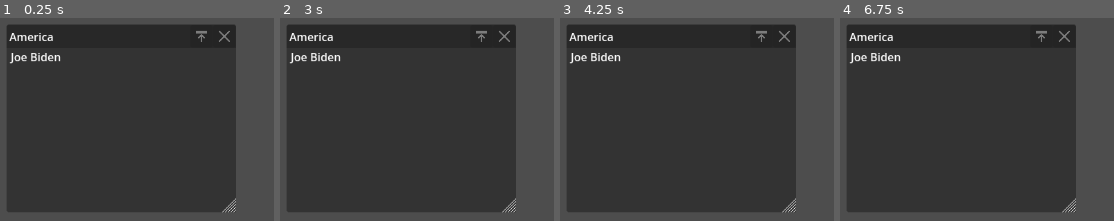
Above: before the commit, frames 1-4 (left to right).
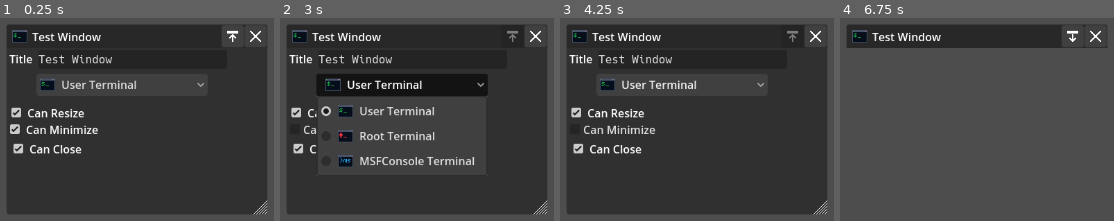
Above: after the commit, the same moments.

Repository: markverb1/hacknet2
Game: Godot game, scene res://scenes/main.tscn
The game is run twice, just before and just after one commit, with the same random seed, the same clock (stepped at 60 frames per second) and the same inputs.
Inputs (mouse positions are in pixels of both pictures, inside the frame that each line leads up to):
- Up to frame 1 (0.25 s): no input
- Up to frame 2 (3 s): click (512, 36) at 0.52 s; click (512, 36) at 1.27 s; click (334, 129) at 2 s, where only the run after the commit has a clickable "Can Minimize"; click (403, 84) at 2.75 s, where only the run after the commit has a clickable "User Terminal"
- Up to frame 3 (4.25 s): click (617, 113) at 3.5 s, where only the run after the commit has a clickable "Can Resize"
- Up to frame 4 (6.75 s): click (894, 129) at 4.25 s, where only the run after the commit has a clickable "Can Minimize"; click (963, 84) at 5 s, where only the run after the commit has a clickable "User Terminal"; click (897, 113) at 5.75 s, where only the run after the commit has a clickable "Can Resize"; click (1072, 36) at 6.52 s

The runs differ from the first frame. In frame 1, 15% of the frame differs, in the area x 2-98%, y 3-98%; in frame 2, 23%; in frame 3, 15%; in frame 4, 69%, in the area x 2-98%, y 3-97%.

Commit message:
windows part 2

Diff:
--- a/project.godot
+++ b/project.godot
@@ -17,11 +17,23 @@
 
 [display]
 
-mouse_cursor/custom_image="res://Posy's Cursor Black/Posy Black default-0.png"
+mouse_cursor/custom_image="res://assets/Posy's Cursor Black/Posy Black default-0.png"
 
 [editor_plugins]
 
-enabled=PackedStringArray("res://addons/tnowe_extra_controls/plugin.cfg")
+enabled=PackedStringArray()
+
+[file_customization]
+
+folder_colors={
+"res://assets/": "green",
+"res://assets/Posy's Cursor Black/": "purple",
+"res://assets/fonts/": "gray",
+"res://assets/gui/": "blue",
+"res://assets/icons/": "red",
+"res://scenes/": "purple",
+"res://scripts/": "blue"
+}
 
 [input]
 
--- a/scenes/main.tscn
+++ b/scenes/main.tscn
@@ -1,6 +1,10 @@
-[gd_scene load_steps=2 format=3 uid="uid://db12aqieyole7"]
+[gd_scene load_steps=6 format=3 uid="uid://db12aqieyole7"]
 
 [ext_resource type="PackedScene" uid="uid://dx3f123ayei5m" path="res://scenes/window.tscn" id="1_5jm7t"]
+[ext_resource type="Texture2D" uid="uid://cf84nh815ss5e" path="res://assets/icons/terminal.png" id="2_804hn"]
+[ext_resource type="Script" path="res://scripts/testwindow.gd" id="3_nmr8q"]
+[ext_resource type="Texture2D" uid="uid://0ogfpe4c1wvg" path="res://assets/icons/terminal_user.png" id="4_eiipe"]
+[ext_resource type="Texture2D" uid="uid://cv7buv2ig0ngk" path="res://assets/icons/terminal_ms.png" id="5_232nw"]
 
 [node name="Control" type="Control"]
 layout_mode = 3
@@ -9,21 +13,92 @@
 anchor_bottom = 1.0
 grow_horizontal = 2
 grow_vertical = 2
+metadata/_edit_lock_ = true
 
 [node name="Window" parent="." instance=ExtResource("1_5jm7t")]
 layout_mode = 0
 offset_left = 517.0
 offset_top = 262.0
-offset_right = 848.0
-offset_bottom = 533.0
-can_close = false
-can_minimize = false
-titlebar_text = "America"
+offset_right = 893.0
+offset_bottom = 536.0
+min_size = Vector2(327, 216)
 
-[node name="Label" type="Label" parent="Window"]
+[node name="Control" type="Control" parent="Window"]
+layout_mode = 1
+anchors_preset = 15
+anchor_right = 1.0
+anchor_bottom = 1.0
+offset_left = 2.0
+offset_top = 36.0
+offset_right = -2.0
+offset_bottom = -22.0
+grow_horizontal = 2
+grow_vertical = 2
+script = ExtResource("3_nmr8q")
+
+[node name="CheckBox2" type="CheckBox" parent="Window/Control"]
 layout_mode = 0
-offset_left = 6.0
+offset_left = 7.0
+offset_top = 128.0
+offset_right = 109.0
+offset_bottom = 152.0
+button_pressed = true
+text = "Can Close"
+
+[node name="CheckBox" type="CheckBox" parent="Window/Control"]
+layout_mode = 0
+offset_left = 2.0
+offset_top = 100.0
+offset_right = 127.0
+offset_bottom = 124.0
+button_pressed = true
+text = "Can Minimize"
+
+[node name="LineEdit" type="LineEdit" parent="Window/Control"]
+layout_mode = 0
+offset_left = 44.0
+offset_top = 1.0
+offset_right = 316.0
+offset_bottom = 28.0
+text = "Test Window"
+placeholder_text = "Test Window"
+
+[node name="Label" type="Label" parent="Window/Control"]
+layout_mode = 0
+offset_left = 2.0
+offset_top = 2.0
+offset_right = 42.0
+offset_bottom = 25.0
+text = "Title"
+
+[node name="OptionButton" type="OptionButton" parent="Window/Control"]
+layout_mode = 0
+offset_left = 41.0
 offset_top = 35.0
-offset_right = 79.0
-offset_bottom = 58.0
-text = "Joe Biden"
+offset_right = 288.0
+offset_bottom = 67.0
+selected = 0
+item_count = 3
+popup/item_0/text = "User Terminal"
+popup/item_0/icon = ExtResource("4_eiipe")
+popup/item_1/text = "Root Terminal"
+popup/item_1/icon = ExtResource("2_804hn")
+popup/item_1/id = 1
+popup/item_2/text = "MSFConsole Terminal"
+popup/item_2/icon = ExtResource("5_232nw")
+popup/item_2/id = 2
+
+[node name="CheckBox3" type="CheckBox" parent="Window/Control"]
+layout_mode = 0
+offset_left = 4.0
+offset_top = 76.0
+offset_right = 139.0
+offset_bottom = 100.0
+button_pressed = true
+text = "Can Resize"
+
+[connection signal="toggled" from="Window/Control/CheckBox2" to="Window/Control" method="_on_check_box_2_toggled"]
+[connection signal="toggled" from="Window/Control/CheckBox" to="Window/Control" method="_on_check_box_toggled"]
+[connection signal="text_changed" from="Window/Control/LineEdit" to="Window/Control" method="_on_line_edit_text_changed"]
+[connection signal="item_selected" from="Window/Control/OptionButton" to="Window/Control" method="_on_option_button_item_selected"]
+[connection signal="toggled" from="Window/Control/CheckBox3" to="Window/Control" method="_on_check_box_3_toggled"]
--- a/scenes/window.tscn
+++ b/scenes/window.tscn
@@ -1,9 +1,11 @@
-[gd_scene load_steps=13 format=3 uid="uid://dx3f123ayei5m"]
+[gd_scene load_steps=19 format=3 uid="uid://dx3f123ayei5m"]
 
 [ext_resource type="Script" path="res://scripts/window.gd" id="1_6uccu"]
+[ext_resource type="FontFile" uid="uid://bcw8rma87tb6y" path="res://assets/fonts/Hack-Regular.ttf" id="1_tn8w0"]
 [ext_resource type="Texture2D" uid="uid://hywnxwar34xn" path="res://assets/gui/resize.png" id="2_edp3d"]
 [ext_resource type="Texture2D" uid="uid://beog8rqno1ua6" path="res://assets/gui/close.png" id="3_xxdxm"]
 [ext_resource type="Texture2D" uid="uid://cei33pg4hwcht" path="res://assets/gui/minimize.png" id="4_3dckc"]
+[ext_resource type="Texture2D" uid="uid://0ogfpe4c1wvg" path="res://assets/icons/terminal_user.png" id="5_tggtt"]
 
 [sub_resource type="StyleBoxEmpty" id="StyleBoxEmpty_8ij1e"]
 
@@ -15,7 +17,18 @@
 corner_radius_bottom_right = 4
 corner_radius_bottom_left = 4
 
+[sub_resource type="StyleBoxEmpty" id="StyleBoxEmpty_15rru"]
+
+[sub_resource type="StyleBoxEmpty" id="StyleBoxEmpty_msdgl"]
+
 [sub_resource type="StyleBoxEmpty" id="StyleBoxEmpty_4mx2s"]
+
+[sub_resource type="StyleBoxFlat" id="StyleBoxFlat_ub060"]
+bg_color = Color(0.14, 0.14, 0.14, 1)
+corner_radius_top_left = 4
+corner_radius_top_right = 4
+corner_radius_bottom_right = 4
+corner_radius_bottom_left = 4
 
 [sub_resource type="StyleBoxFlat" id="StyleBoxFlat_bhe8c"]
 bg_color = Color(0, 0, 0, 0.368627)
@@ -26,21 +39,28 @@
 
 [sub_resource type="StyleBoxEmpty" id="StyleBoxEmpty_b0s2x"]
 
+[sub_resource type="StyleBoxEmpty" id="StyleBoxEmpty_iyt6w"]
+
+[sub_resource type="StyleBoxFlat" id="StyleBoxFlat_ybj5m"]
+bg_color = Color(0.141176, 0.141176, 0.141176, 1)
+corner_radius_top_left = 4
+corner_radius_top_right = 4
+corner_radius_bottom_right = 4
+corner_radius_bottom_left = 4
+
 [sub_resource type="Theme" id="Theme_00q61"]
 Button/styles/focus = SubResource("StyleBoxEmpty_8ij1e")
 Button/styles/normal = SubResource("StyleBoxFlat_8w40v")
+CheckBox/styles/normal = SubResource("StyleBoxEmpty_15rru")
+CheckButton/styles/normal = SubResource("StyleBoxEmpty_msdgl")
+LineEdit/fonts/font = ExtResource("1_tn8w0")
 LineEdit/styles/focus = SubResource("StyleBoxEmpty_4mx2s")
+LineEdit/styles/normal = SubResource("StyleBoxFlat_ub060")
 Panel/styles/panel = SubResource("StyleBoxFlat_bhe8c")
 TabContainer/styles/tab_focus = SubResource("StyleBoxEmpty_b0s2x")
-
-[sub_resource type="StyleBoxFlat" id="StyleBoxFlat_xdlx0"]
-bg_color = Color(0.2, 0.2, 0.2, 1)
-corner_radius_top_left = 4
-corner_radius_top_right = 4
-corner_radius_bottom_left = 4
-shadow_color = Color(0, 0, 0, 0.313726)
-shadow_offset = Vector2(4, 4)
-anti_aliasing = false
+TextEdit/fonts/font = ExtResource("1_tn8w0")
+TextEdit/styles/focus = SubResource("StyleBoxEmpty_iyt6w")
+TextEdit/styles/normal = SubResource("StyleBoxFlat_ybj5m")
 
 [sub_resource type="StyleBoxFlat" id="StyleBoxFlat_mdw4s"]
 bg_color = Color(0.158472, 0.158472, 0.158472, 1)
@@ -48,29 +68,15 @@
 corner_radius_top_right = 4
 
 [node name="Window" type="Panel"]
-offset_left = 198.0
+offset_left = 197.0
 offset_top = 94.0
-offset_right = 529.0
+offset_right = 528.0
 offset_bottom = 365.0
 theme = SubResource("Theme_00q61")
-theme_override_styles/panel = SubResource("StyleBoxFlat_xdlx0")
 script = ExtResource("1_6uccu")
 
-[node name="Resize" type="TextureRect" parent="."]
-texture_filter = 3
-layout_mode = 1
-anchors_preset = 3
-anchor_left = 1.0
-anchor_top = 1.0
-anchor_right = 1.0
-anchor_bottom = 1.0
-offset_left = -20.0
-offset_top = -20.0
-grow_horizontal = 0
-grow_vertical = 0
-texture = ExtResource("2_edp3d")
-
 [node name="Titlebar" type="Panel" parent="."]
+clip_contents = true
 layout_mode = 1
 anchors_preset = 10
 anchor_right = 1.0
@@ -115,16 +121,40 @@
 anchors_preset = 4
 anchor_top = 0.5
 anchor_bottom = 0.5
-offset_left = 4.0
+offset_left = 37.0
 offset_top = -11.5
-offset_right = 104.0
+offset_right = 137.0
 offset_bottom = 11.5
 grow_vertical = 2
 text = "Test Window"
 
+[node name="Icon" type="TextureRect" parent="Titlebar"]
+texture_filter = 3
+layout_mode = 0
+offset_left = 3.0
+offset_top = 1.0
+offset_right = 35.0
+offset_bottom = 33.0
+texture = ExtResource("5_tggtt")
+expand_mode = 1
+
+[node name="Resize" type="TextureRect" parent="."]
+texture_filter = 3
+layout_mode = 1
+anchors_preset = 3
+anchor_left = 1.0
+anchor_top = 1.0
+anchor_right = 1.0
+anchor_bottom = 1.0
+offset_left = -20.0
+offset_top = -20.0
+grow_horizontal = 0
+grow_vertical = 0
+texture = ExtResource("2_edp3d")
+
+[connection signal="gui_input" from="Titlebar" to="." method="_on_titlebar_gui_input"]
+[connection signal="pressed" from="Titlebar/Close" to="." method="_on_close_pressed"]
+[connection signal="pressed" from="Titlebar/Minimize" to="." method="_on_minimize_pressed"]
 [connection signal="gui_input" from="Resize" to="." method="_on_resize_gui_input"]
 [connection signal="mouse_entered" from="Resize" to="." method="_on_resize_mouse_entered"]
 [connection signal="mouse_exited" from="Resize" to="." method="_on_resize_mouse_exited"]
-[connection signal="gui_input" from="Titlebar" to="." method="_on_titlebar_gui_input"]
-[connection signal="pressed" from="Titlebar/Close" to="." method="_on_close_pressed"]
-[connection signal="pressed" from="Titlebar/Minimize" to="." method="_on_minimize_pressed"]
--- /dev/null
+++ b/scripts/testwindow.gd
@@ -0,0 +1,29 @@
+extends Control
+
+
+@onready var parent = self.get_parent()
+
+# Called when the node enters the scene tree for the first time.
+func _ready() -> void:
+	print(self.get_parent())
+
+
+# Called every frame. 'delta' is the elapsed time since the previous frame.
+func _process(_delta: float) -> void:
+	pass
+
+
+func _on_check_box_2_toggled(toggled_on: bool) -> void:
+	parent.can_close = toggled_on
+
+func _on_check_box_toggled(toggled_on: bool) -> void:
+	parent.can_minimize = toggled_on
+
+func _on_check_box_3_toggled(toggled_on: bool) -> void:
+	parent.can_resize = toggled_on
+
+func _on_line_edit_text_changed(new_text: String) -> void:
+	parent.titlebar_text = new_text
+
+func _on_option_button_item_selected(index: int) -> void:
+	parent.icon = $OptionButton.get_item_icon(index)
--- a/scripts/window.gd
+++ b/scripts/window.gd
@@ -2,13 +2,31 @@
 
 @export var min_size:Vector2 = Vector2(200,200)
 @export var max_size:Vector2 = Vector2(600,600)
-@export var can_close:bool = true
-@export var can_minimize:bool = true
-@export var titlebar_text:String = "Test Window"
+@export var can_close:bool = true :
+	set(x):
+		can_close = x
+		_ready()
+@export var can_minimize:bool = true :
+	set(x):
+		can_minimize = x
+		_ready()
+@export var can_resize = true:
+	set(x):
+		can_resize = x
+		_ready()
+@export var titlebar_text:String = "Test Window" :
+	set(x):
+		titlebar_text = x
+		_ready()
+
+@export var icon:Texture2D = preload("res://assets/icons/terminal_user.png"):
+	set(x):
+		icon = x
+		_ready()
 
 const defaultCursor=preload("res://assets/Posy's Cursor Black/Posy Black default-0.png")
 const resizeCursor=preload("res://assets/Posy's Cursor Black/Posy Black size NwSe-0.png")
-const minimizeButtonTexture = preload("res://assets/gui/resize.png")
+const minimizeButtonTexture = preload("res://assets/gui/minimize2.png")
 const unminimizeButtonTexture = preload("res://assets/gui/minimize.png")
 var oldSize:Vector2 = self.size
 var minimized:bool = false
@@ -17,6 +35,8 @@
 	$Titlebar/Close.disabled = not can_close
 	$Titlebar/Minimize.disabled = not can_minimize
 	$Titlebar/Label.text = titlebar_text
+	$Titlebar/Icon.texture = icon
+	$Resize.visible = can_resize
 
 func _on_resize_gui_input(event: InputEvent) -> void:
 	#print(event)
@@ -56,6 +76,11 @@
 func _on_minimize_pressed() -> void:
 	minimized = not minimized
 	$Resize.visible = not minimized
+	self.propagate_call("set_visible", [not minimized])
+	self.visible = true
+	$Titlebar.propagate_call("set_visible", [true])
+	if not minimized:
+		$Resize.visible = can_resize
 	if minimized:
 		$Titlebar/Minimize.icon = minimizeButtonTexture
 		oldSize = self.size
Binary file added: assets/fonts/Hack-Bold.ttf
Not shown, added: assets/fonts/Hack-Bold.ttf.import
Binary file added: assets/fonts/Hack-BoldItalic.ttf
Not shown, added: assets/fonts/Hack-BoldItalic.ttf.import
Binary file added: assets/fonts/Hack-Italic.ttf
Not shown, added: assets/fonts/Hack-Italic.ttf.import
Binary file added: assets/fonts/Hack-Regular.ttf
Not shown, added: assets/fonts/Hack-Regular.ttf.import
Binary file added: assets/icons/question.png
Not shown, added: assets/icons/question.png.import
Binary file added: assets/icons/terminal.png
Not shown, added: assets/icons/terminal.png.import
(and 8 more such lines)
